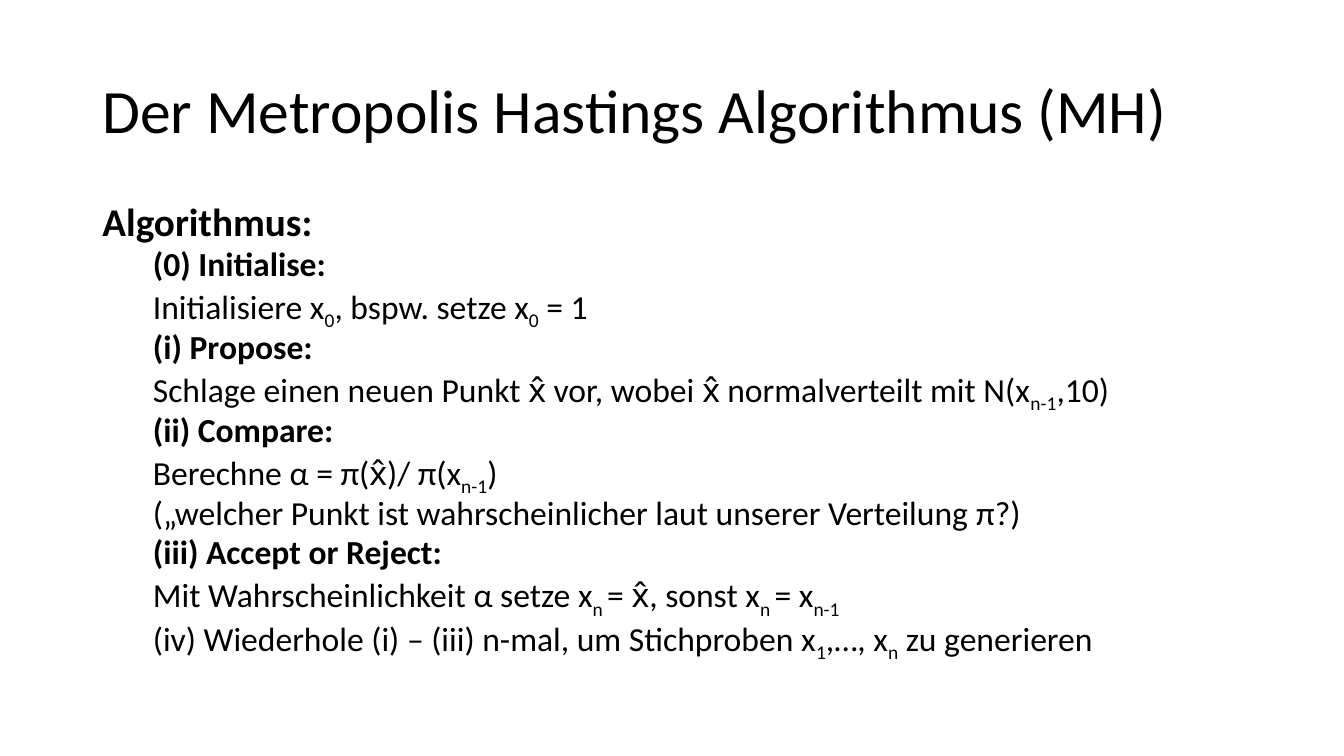
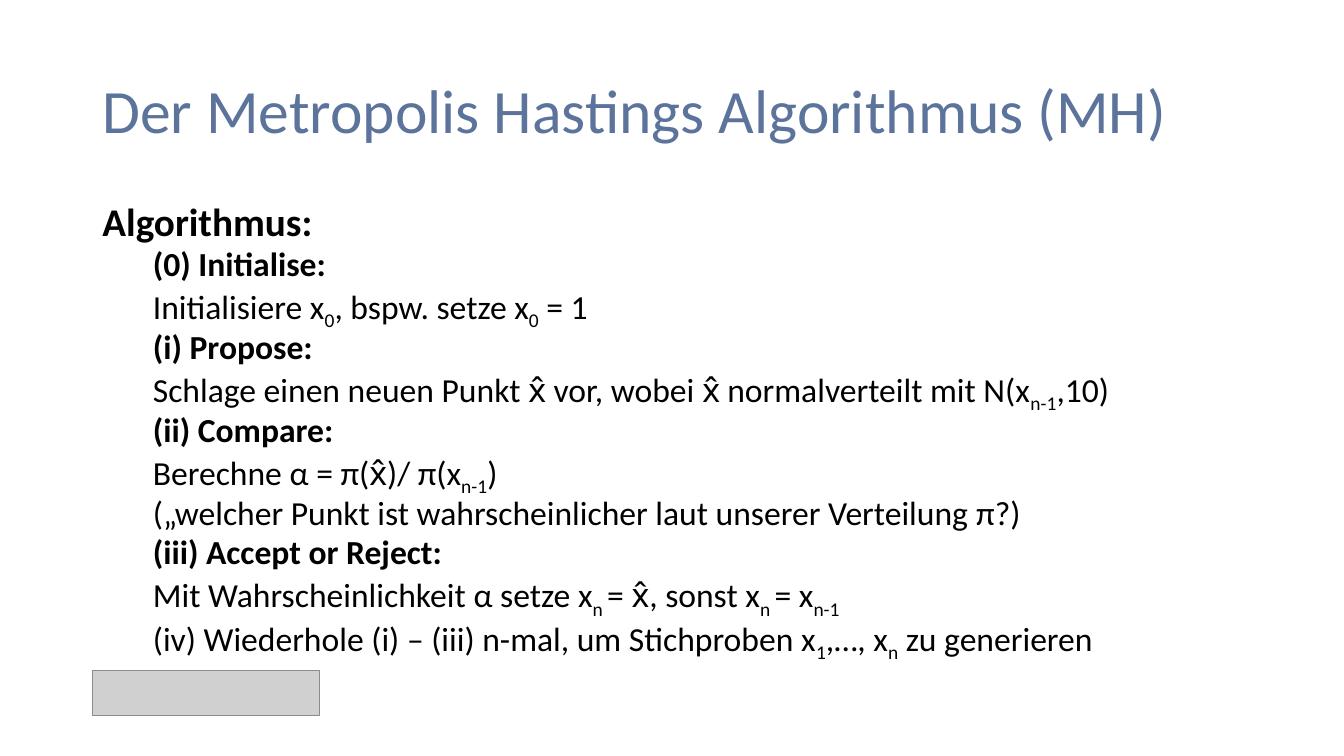
Before and after one commit to PaulNitschke/MCMC-Workshop---Stads, a slide deck: slide 11 of Präsentation_MonteCarlo.pptx. Drawn at 1344x756 pixels with LibreOffice and Linux fonts; fonts in the diff are those of the drawing; grey boxes stand for pictures. Boxes give left, top, right and bottom in pixels: in the first picture for what was removed or moved away, otherwise in the second. Text is boxed around its words. In the diff, an @@ line names an element or a change of style, - is before the commit and + after.

```diff
--- a/Präsentation_MonteCarlo.pptx
+++ b/Präsentation_MonteCarlo.pptx
@@ title "Der Metropolis Hastings Algorithmus (MH)" at box(102, 88, 1166, 144): text colour #000000 to #5C739C @@
@@ picture added at box(93, 670, 320, 716) @@
```
Also in this commit, not shown: 25 other slides changed.
